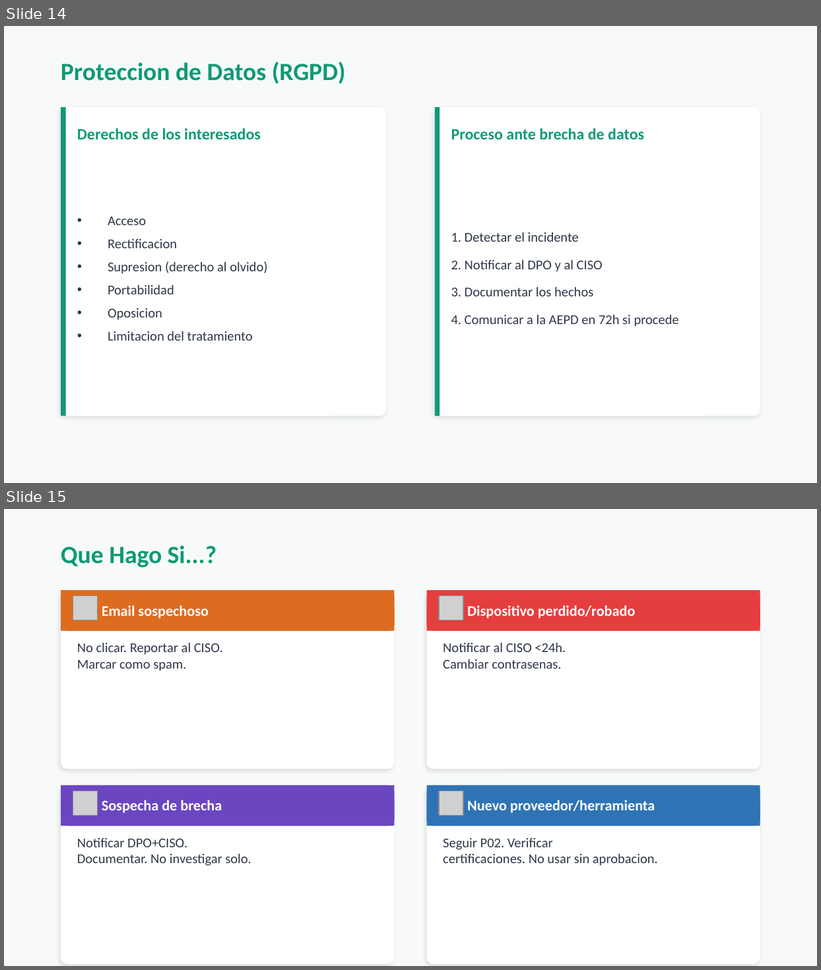
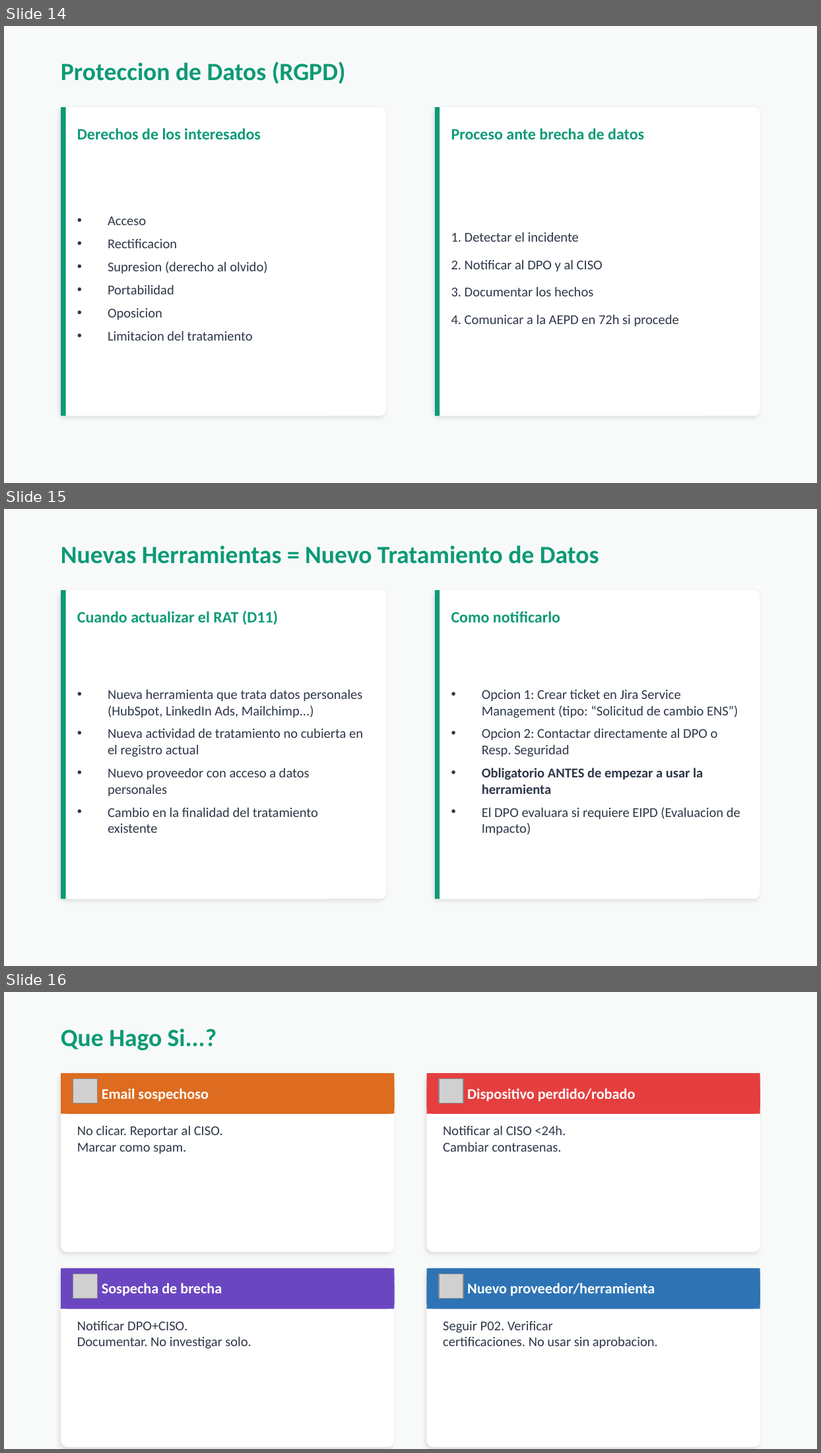
Before and after one commit to testMyummm/optim-ens, a slide deck: 08_GOBERNANZA/Presentacion ENS equipo optimTech.pptx. Shown one above the other, each under a label of ours: slides 14 and 15 before the commit, slides 14, 15 and 16 after it. The pictures are 821x970 and 821x1453 pixels, drawn with LibreOffice and Linux fonts; fonts in the diff are those of the drawing; grey boxes stand for pictures. Boxes give left, top, right and bottom in pixels: in the first picture for what was removed or moved away, otherwise in the second. Text is boxed around its words. In the diff, an @@ line names an element or a change of style, - is before the commit and + after.

```diff
--- a/08_GOBERNANZA/Presentacion ENS equipo optimTech.pptx
+++ b/08_GOBERNANZA/Presentacion ENS equipo optimTech.pptx
@@ slide 15 added at (4, 509, 817, 966), background #F7FAF9 @@
@@ text added at (61, 545, 599, 564), 22 pt, text #0D9A76, bold @@
+Nuevas Herramientas = Nuevo Tratamiento de Datos
@@ rounded rectangle added at (61, 590, 386, 899), fill #FFFFFF @@
@@ rectangle added at (61, 590, 66, 899), fill #0D9A76 @@
@@ rounded rectangle added at (435, 590, 760, 899), fill #FFFFFF @@
@@ rectangle added at (435, 590, 440, 899), fill #0D9A76 @@
@@ text added at (77, 611, 278, 625), 14 pt, text #0D9A76, bold @@
+Cuando actualizar el RAT (D11)
@@ text added at (451, 611, 560, 623), 14 pt, text #0D9A76, bold @@
+Como notificarlo
@@ text added at (108, 689, 363, 833), 12 pt, text #2D3748 @@
+• Nueva herramienta que trata datos personales (HubSpot, LinkedIn Ads, Mailchimp...)
+• Nueva actividad de tratamiento no cubierta en el registro actual
+• Nuevo proveedor con acceso a datos personales
+• Cambio en la finalidad del tratamiento existente
@@ text added at (482, 689, 741, 836), 12 pt, text #2D3748 @@
+• Opcion 1: Crear ticket en Jira Service Management (tipo: “Solicitud de cambio ENS”)
+• Opcion 2: Contactar directamente al DPO o Resp. Seguridad
+• Obligatorio ANTES de empezar a usar la herramienta
+• El DPO evaluara si requiere EIPD (Evaluacion de Impacto)
@@ what was slide 15 is now slide 16 @@
```
Also in this commit, not shown: 1 slide changed, 2 other files.
